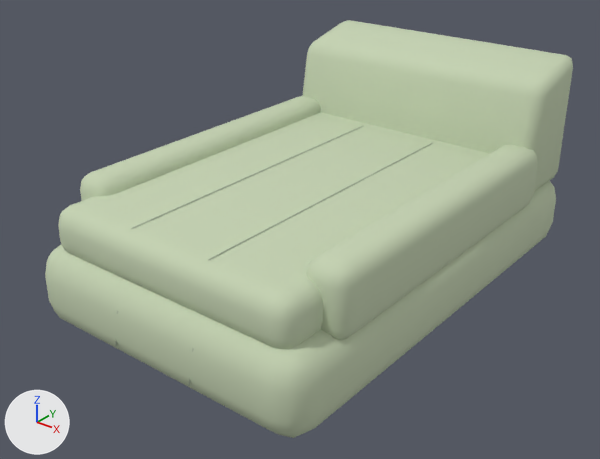
An edit to the Blender file assets-source/blender/boneless-chaise.blend, drawn before and after from the same camera.
Before and after are seen from a 50 mm lens placed at (1.69, -2.25, 1.56), pointed at (-0.02, -0.11, 0.24). Lighting does not change. The marker at lower left points along +X, +Y and +Z. The picture after the commit comes second.

Objects in the first picture: 'continuous_foam_foundation', 'deep_quilted_seat', 'folded_sloping_back', 'integrated_foam_side', 'integrated_foam_side.001', 'restrained_seat_channel', 'restrained_seat_channel.001'.
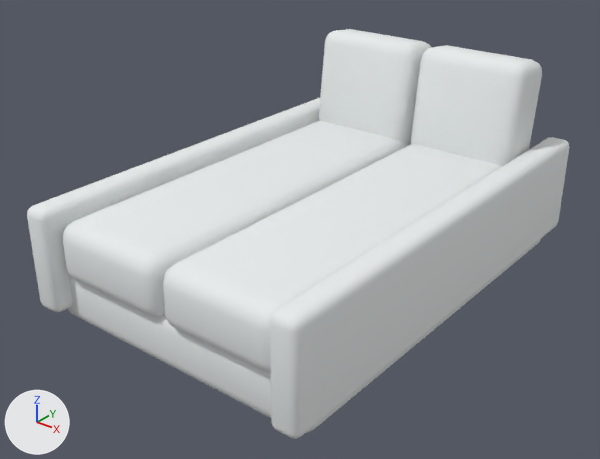
Pixel boxes (x1, y1, x2, y2) of what changed, in the pictures (600 x 459 px):
'deep_quilted_seat', deleted (pale green): before (58, 112, 490, 349)
'integrated_track_arm.001', added: after (270, 137, 569, 439)
'continuous_foam_foundation', recoloured, reshaped (mostly hidden afterwards): before (45, 181, 556, 438); after (68, 239, 541, 433)
'individual_seat_cushion.001', added: after (163, 144, 502, 374)
'folded_sloping_back', deleted: before (302, 20, 573, 191)
'individual_seat_cushion', added: after (63, 121, 408, 317)
'integrated_foam_side.001', deleted (pale green): before (306, 144, 538, 340)
'angled_back_cushion.001', added: after (411, 45, 542, 166)
'integrated_track_arm', added: after (27, 98, 320, 312)
'angled_back_cushion', added: after (319, 29, 432, 146)
'integrated_foam_side', deleted: before (80, 96, 321, 201)
'restrained_seat_channel.001', deleted: before (208, 143, 433, 260)
'restrained_seat_channel', deleted: before (131, 126, 364, 229)

The change, as a list of edits to the scene's bpy script:
```text
Change mat_upholstery_textured:
    mat_upholstery_textured.base_color: (0.56, 0.65, 0.45) -> (0.81, 0.84, 0.84)  # pale green #c5d3b3 -> white #e8ecec
Change me_cube_356:
    remove me_cube_356.from_pydata(...)  # 96 vertices, 98 faces; spans x -0.57..0.57, y -0.88..0.88, z 0.0..0.3
    add me_cube_356.from_pydata(...)  # 96 vertices, 98 faces; spans x -0.55..0.55, y -0.8..0.8, z 0.0..0.22
    me_cube_356 part 1: 96 of 96 vertices moved; they spanned x -0.57..0.57, y -0.88..0.88, z 0.0..0.3 and now span x -0.55..0.55, y -0.8..0.8, z 0.0..0.22; mean shift (0.0, 0.0, -0.04)
Remove ob_deep_quilted_seat:
    ob_deep_quilted_seat = bpy.data.objects.new('deep_quilted_seat', me_cube_357)
Remove ob_folded_sloping_back:
    ob_folded_sloping_back = bpy.data.objects.new('folded_sloping_back', me_folded_sloping_back_001)
Remove ob_integrated_foam_side:
    ob_integrated_foam_side = bpy.data.objects.new('integrated_foam_side', me_cube_358)
Remove ob_integrated_foam_side_001:
    ob_integrated_foam_side_001 = bpy.data.objects.new('integrated_foam_side.001', me_cube_359)
Remove ob_restrained_seat_channel:
    ob_restrained_seat_channel = bpy.data.objects.new('restrained_seat_channel', me_cone_045)
Remove ob_restrained_seat_channel_001:
    ob_restrained_seat_channel_001 = bpy.data.objects.new('restrained_seat_channel.001', me_cone_048)
Add ob_integrated_track_arm_001:
    ob_integrated_track_arm_001 = bpy.data.objects.new('integrated_track_arm.001', me_cube_103)  # 96 vertices, 98 faces; spans x 0.47..0.58, y -0.88..0.88, z 0.06..0.45; in mat_upholstery_textured (white #e8ecec)
    ob_integrated_track_arm_001.location = (0.0, 0.0, 0.0)
Add ob_integrated_track_arm:
    ob_integrated_track_arm = bpy.data.objects.new('integrated_track_arm', me_cube_102)  # 96 vertices, 98 faces; spans x -0.58..-0.47, y -0.88..0.88, z 0.06..0.45; in mat_upholstery_textured (white #e8ecec)
    ob_integrated_track_arm.location = (0.0, 0.0, 0.0)
Add ob_angled_back_cushion_001:
    ob_angled_back_cushion_001 = bpy.data.objects.new('angled_back_cushion.001', me_cube_101)  # 96 vertices, 98 faces; spans x 0.01..0.467, y 0.541..0.787, z 0.335..0.78; in mat_upholstery_textured (white #e8ecec)
    ob_angled_back_cushion_001.location = (0.0, 0.0, 0.0)
Add ob_individual_seat_cushion_001:
    ob_individual_seat_cushion_001 = bpy.data.objects.new('individual_seat_cushion.001', me_cube_100)  # 96 vertices, 98 faces; spans x 0.008..0.47, y -0.835..0.634, z 0.184..0.402; in mat_upholstery_textured (white #e8ecec)
    ob_individual_seat_cushion_001.location = (0.0, 0.0, 0.0)
Add ob_angled_back_cushion:
    ob_angled_back_cushion = bpy.data.objects.new('angled_back_cushion', me_cube_099)  # 96 vertices, 98 faces; spans x -0.467..-0.01, y 0.541..0.787, z 0.335..0.78; in mat_upholstery_textured (white #e8ecec)
    ob_angled_back_cushion.location = (0.0, 0.0, 0.0)
Add ob_individual_seat_cushion:
    ob_individual_seat_cushion = bpy.data.objects.new('individual_seat_cushion', me_cube_098)  # 96 vertices, 98 faces; spans x -0.47..-0.008, y -0.835..0.634, z 0.184..0.402; in mat_upholstery_textured (white #e8ecec)
    ob_individual_seat_cushion.location = (0.0, 0.0, 0.0)
```
